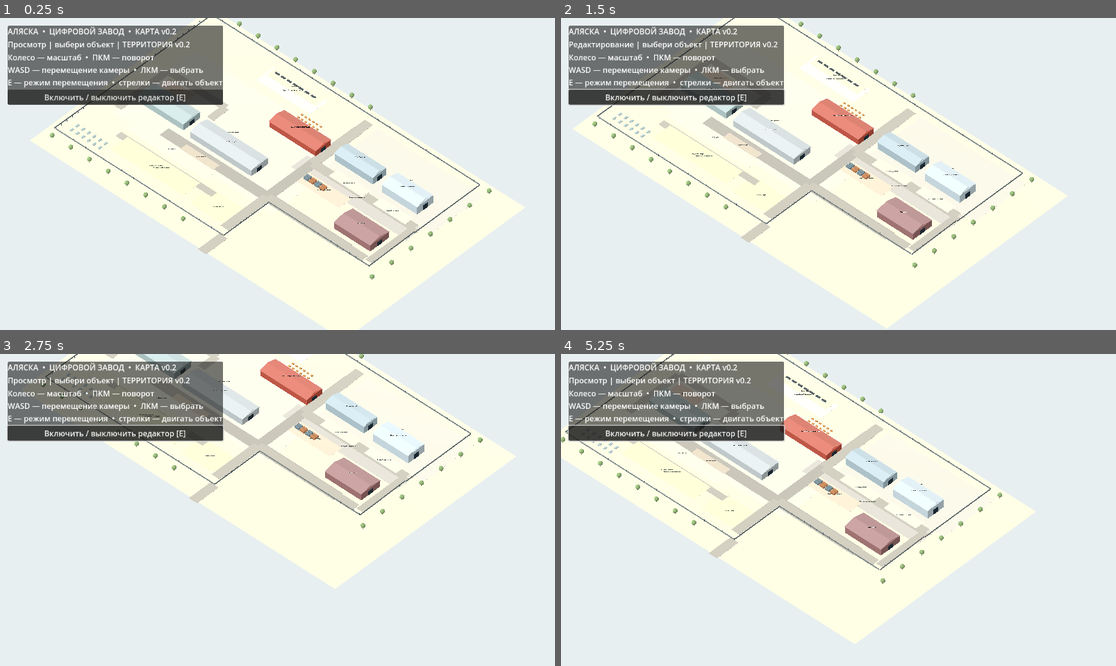
Above: before the commit, frames 1-4 (two rows, left to right).
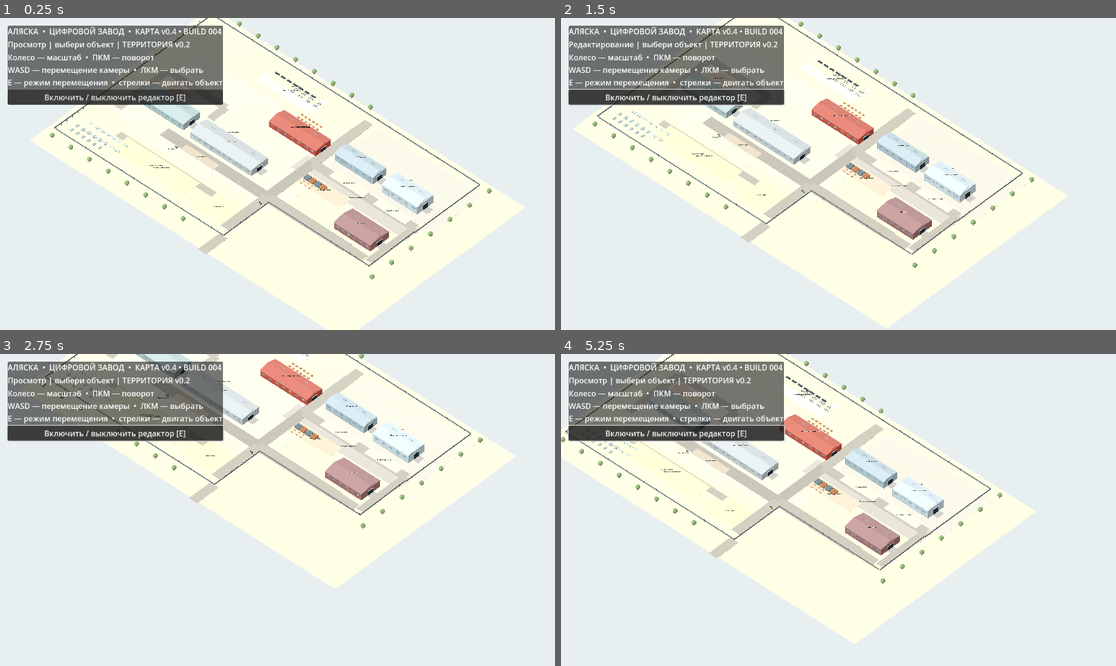
Above: after the commit, the same moments.

Repository: iliafreedive-del/gpt-factory
Game: Godot game, scene res://scenes/main.tscn
Same seed, same stepped clock (60 frames per second), same inputs: the game is played once before the commit and once after it.
Inputs (mouse positions are in pixels of both pictures, inside the frame that each line leads up to):
- Up to frame 1 (0.25 s): no input
- Up to frame 2 (1.5 s): click "Включить / выключить редактор…" at 0.5 s; tap Enter at 1.25 s; move the mouse to (960, 158) at 1.27 s; hold D from 1.28 s (still down); tap E at 1.35 s; click (960, 158) at 1.42 s
- Up to frame 3 (2.75 s): move the mouse to (166, 525) at 2.02 s; release D at 2.03 s; hold S from 2.03 s (still down); tap E at 2.1 s
- Up to frame 4 (5.25 s): move the mouse to (894, 441) at 2.77 s; release S at 2.78 s; hold D 2.78-3.53 s; tap E every 0.75 s from 2.85 to 5.1 s; move the mouse to (810, 572) at 3.52 s; hold W 3.53-4.28 s; click (810, 572) at 3.67 s; move the mouse to (1005, 556) at 4.27 s; hold A from 4.28 s (still down); move the mouse to (672, 463) at 5.02 s

The runs differ from the first frame. In frame 1, 0.4% of the frame differs, in the area x 14-79%, y 3-75%; in frame 2, 0.4%; in frame 3, 0.3%; in frame 4, 0.4%.

Commit message:
BUILD 004: detailed exterior windows, roofing, trailers, staging pallets and forklifts

Diff:
--- a/scripts/main.gd
+++ b/scripts/main.gd
@@ -26,6 +26,7 @@
     _building("Цех 2 • малярка / сборка", Vector3(-57, 0, 8), Vector3(81, 8, 24), Color("#a7afb0"), true)
     _building("Цех 1 • сварка / сборка", Vector3(-140, 0, 5), Vector3(60, 8, 24), Color("#96aaa9"), true)
     _site_details()
+    _visual_details()
     for i in range(12):
         _crate(Vector3(-40 + (i % 6) * 5, 0, -78 + int(i / 6) * 5))
     _camera()
@@ -99,6 +100,7 @@
             incline.position = Vector3(0, size.y + rise * 0.5, direction * half * 0.5)
             incline.material_override = _material(tint.lightened(0.18))
             building.add_child(incline)
+    _factory_facade(building, size, tint)
     # Approximate a wide, dark industrial door at the visible gable end.
     _part(building, Vector3(0.18, size.y * 0.63, min(7.0, size.z * 0.45)), Vector3(size.x * 0.5 + 0.13, size.y * 0.32, 0), Color("#243139"))
     var text := Label3D.new()
@@ -148,7 +150,7 @@
     var column := VBoxContainer.new()
     panel.add_child(column)
     var title := Label.new()
-    title.text = "АЛЯСКА  •  ЦИФРОВОЙ ЗАВОД  •  КАРТА v0.2"
+    title.text = "АЛЯСКА  •  ЦИФРОВОЙ ЗАВОД  •  КАРТА v0.4 • BUILD 004"
     column.add_child(title)
     info = Label.new()
     info.text = "1 единица = 1 метр | ПЛАНИРОВКА ПРЕДВАРИТЕЛЬНАЯ"
@@ -303,3 +305,89 @@
     crown.position = pos+Vector3(0,4.3,0)
     crown.material_override = _material(Color("#7e9b65"))
     add_child(crown)
+
+# BUILD 004 — visible exterior details, not a surveyed reconstruction.
+func _factory_facade(body: Node3D, size: Vector3, tint: Color) -> void:
+    # Repeating window bays and corrugation ribs along industrial facades.
+    var bays: int = maxi(3, int(size.x / 8.0))
+    for i in range(bays):
+        var x: float = -size.x * 0.5 + (float(i) + 0.5) * size.x / float(bays)
+        for side in [-1.0, 1.0]:
+            _part(body, Vector3(size.x / float(bays) * 0.44, 1.45, 0.10), Vector3(x, size.y * 0.62, side * (size.z * 0.5 + 0.08)), Color("#6b929e"))
+            _part(body, Vector3(0.12, 1.85, 0.15), Vector3(x, size.y * 0.62, side * (size.z * 0.5 + 0.18)), Color("#d9e1e3"))
+    for r in range(maxi(2, int(size.x / 3.0))):
+        var rib_x: float = -size.x * 0.5 + float(r) * 3.0
+        for side in [-1.0, 1.0]:
+            _part(body, Vector3(0.085, size.y * 0.95, 0.085), Vector3(rib_x, size.y * 0.50, side * (size.z * 0.5 + 0.065)), tint.lightened(0.22))
+    # Entrance apron and overhead loading lintel.
+    _part(body, Vector3(6.5, 0.08, 9.0), Vector3(size.x * 0.5 + 3.5, 0.03, 0.0), Color("#aaa8a2"))
+    _part(body, Vector3(0.3, 0.42, 8.1), Vector3(size.x * 0.5 + 0.26, size.y * 0.67, 0.0), Color("#e7e7de"))
+    # Roof skylight strips.
+    for q in range(maxi(1, int(size.x / 22.0))):
+        var rx: float = -size.x * 0.5 + (float(q) + 0.5) * size.x / float(maxi(1, int(size.x / 22.0)))
+        _part(body, Vector3(5.0, 0.12, 1.5), Vector3(rx, size.y + 1.8, -size.z * 0.23), Color("#82979d"))
+
+func _visual_details() -> void:
+    # Exterior staging, perimeter lane markings, trailers, forklift silhouettes.
+    for i in range(14):
+        var px: float = -182.0 + float(i % 7) * 7.5
+        var pz: float = 72.0 + float(i / 7) * 11.0
+        _trailer_visual(Vector3(px, 0.0, pz))
+    for j in range(8):
+        _frame_visual(Vector3(-69.0 + float(j % 4) * 10.0, 0.0, -101.0 + float(j / 4) * 5.0))
+    for k in range(6):
+        _pallet_visual(Vector3(26.0 + float(k % 3) * 5.5, 0.0, -10.0 + float(k / 3) * 4.0))
+    _forklift_visual(Vector3(17.0, 0.0, 43.0))
+    _forklift_visual(Vector3(-98.0, 0.0, 40.0))
+    for s in range(20):
+        _part(self, Vector3(0.22, 0.04, 1.8), Vector3(-175.0 + float(s) * 11.0, 0.12, 32.5), Color("#ebe6c3"))
+
+func _trailer_visual(p: Vector3) -> void:
+    var rig := Node3D.new()
+    rig.position = p
+    add_child(rig)
+    _part(rig, Vector3(4.8, 0.23, 2.0), Vector3(0.0, 0.65, 0.0), Color("#b6c8ca"))
+    for zz in [-0.75, 0.75]:
+        _part(rig, Vector3(3.9, 0.65, 0.10), Vector3(0.0, 0.98, zz), Color("#b0bdbe"))
+    for xx in [-1.2, 1.2]:
+        for zz in [-0.92, 0.92]:
+            var wheel := CylinderMesh.new()
+            wheel.top_radius = 0.36
+            wheel.bottom_radius = 0.36
+            wheel.height = 0.20
+            var mi := MeshInstance3D.new()
+            mi.mesh = wheel
+            mi.rotation_degrees.z = 90.0
+            mi.position = Vector3(xx, 0.38, zz)
+            mi.material_override = _material(Color("#333a3c"))
+            rig.add_child(mi)
+    _part(rig, Vector3(1.7, 0.12, 0.12), Vector3(3.16, 0.62, 0.0), Color("#596368"))
+
+func _frame_visual(p: Vector3) -> void:
+    var frame := Node3D.new()
+    frame.position = p
+    add_child(frame)
+    for z in [-0.9, 0.9]:
+        _part(frame, Vector3(5.2, 0.16, 0.17), Vector3(0.0, 0.45, z), Color("#454f55"))
+    for x in [-2.1, 0.0, 2.1]:
+        _part(frame, Vector3(0.17, 0.16, 1.9), Vector3(x, 0.45, 0.0), Color("#454f55"))
+
+func _pallet_visual(p: Vector3) -> void:
+    var stack := Node3D.new()
+    stack.position = p
+    add_child(stack)
+    _part(stack, Vector3(2.4, 0.16, 1.2), Vector3(0.0, 0.10, 0.0), Color("#9e8055"))
+    for n in range(4):
+        _part(stack, Vector3(0.9, 0.64, 0.52), Vector3(-0.55 + float(n % 2) * 1.1, 0.50, -0.30 + float(n / 2) * 0.60), Color("#bf9b6e"))
+
+func _forklift_visual(p: Vector3) -> void:
+    var v := Node3D.new()
+    v.position = p
+    add_child(v)
+    _part(v, Vector3(2.1, 0.9, 1.25), Vector3(0.0, 0.7, 0.0), Color("#e3ae3f"))
+    for z in [-0.55, 0.55]:
+        _part(v, Vector3(0.75, 0.8, 0.23), Vector3(-0.65, 1.55, z), Color("#424c52"))
+    _part(v, Vector3(1.3, 0.16, 1.25), Vector3(-0.65, 2.0, 0.0), Color("#424c52"))
+    _part(v, Vector3(0.18, 2.3, 1.2), Vector3(1.1, 1.18, 0.0), Color("#48545a"))
+    for z in [-0.45, 0.45]:
+        _part(v, Vector3(2.1, 0.12, 0.10), Vector3(2.0, 0.20, z), Color("#586065"))
